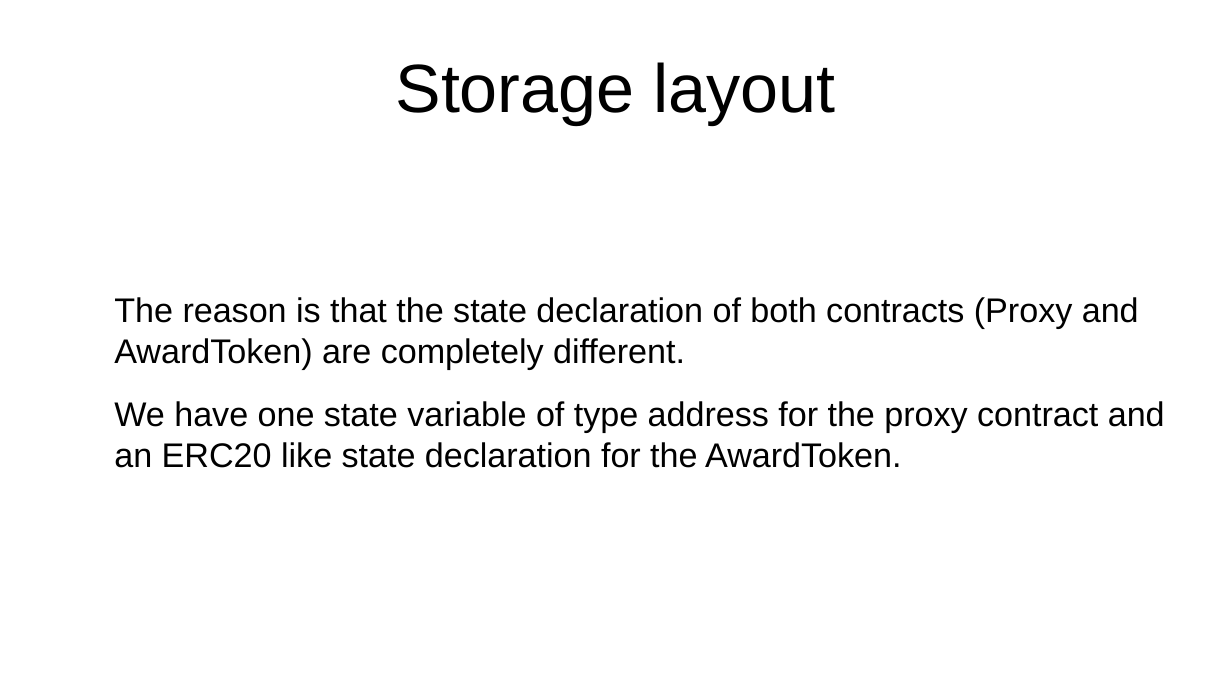
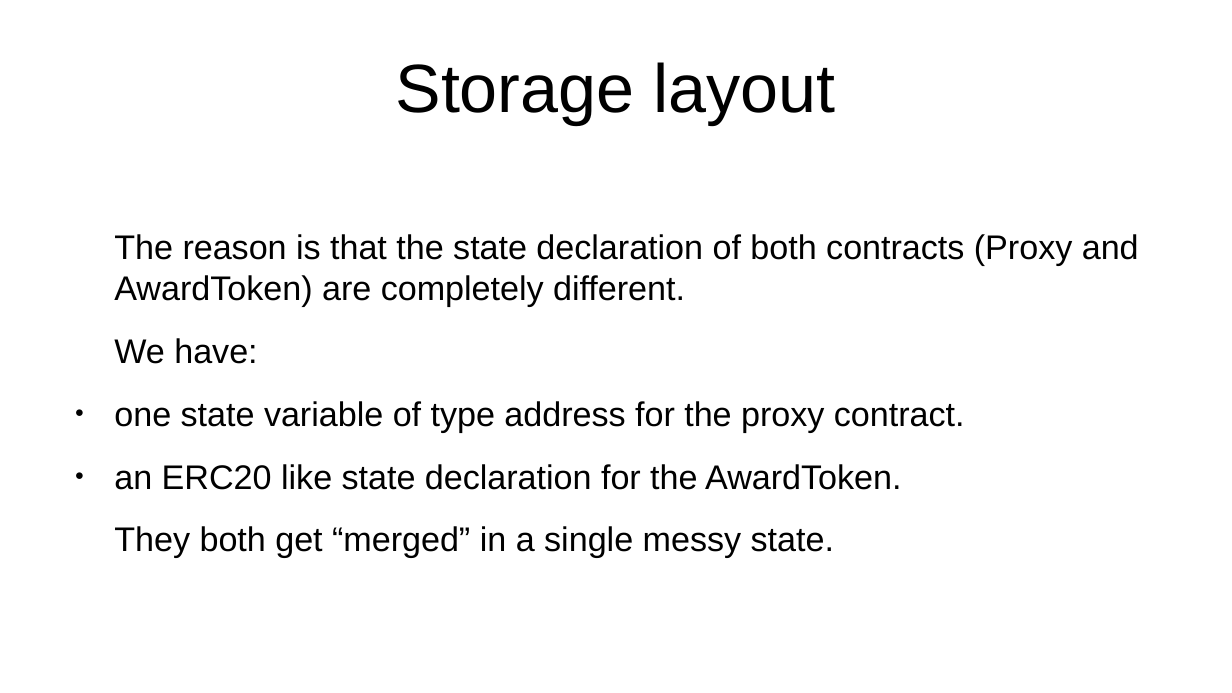
Before and after one commit to ethereum/remix-workshops, a slide deck: slide 12 of runningScript/proxyContract_AwardToken/ProxyContract.odp (slide 11 before the commit). Drawn at 1232x693 pixels with LibreOffice and Linux fonts; fonts in the diff are those of the drawing. Boxes give left, top, right and bottom in pixels: in the first picture for what was removed or moved away, otherwise in the second. Text is boxed around its words. In the diff, an @@ line names an element or a change of style, - is before the commit and + after.

```diff
--- a/runningScript/proxyContract_AwardToken/ProxyContract.odp
+++ b/runningScript/proxyContract_AwardToken/ProxyContract.odp
@@ text at [114,338,965,558]: text changed @@
-We have one state variable of type address for the proxy contract and an ERC20 like state declaration for the AwardToken.
+We have:
+● one state variable of type address for the proxy contract.
+● an ERC20 like state declaration for the AwardToken.
+They both get “merged” in a single messy state.
```
Also in this commit, not shown: 10 other slides changed, 1 slide added, 5 slides removed, 2 other files.
